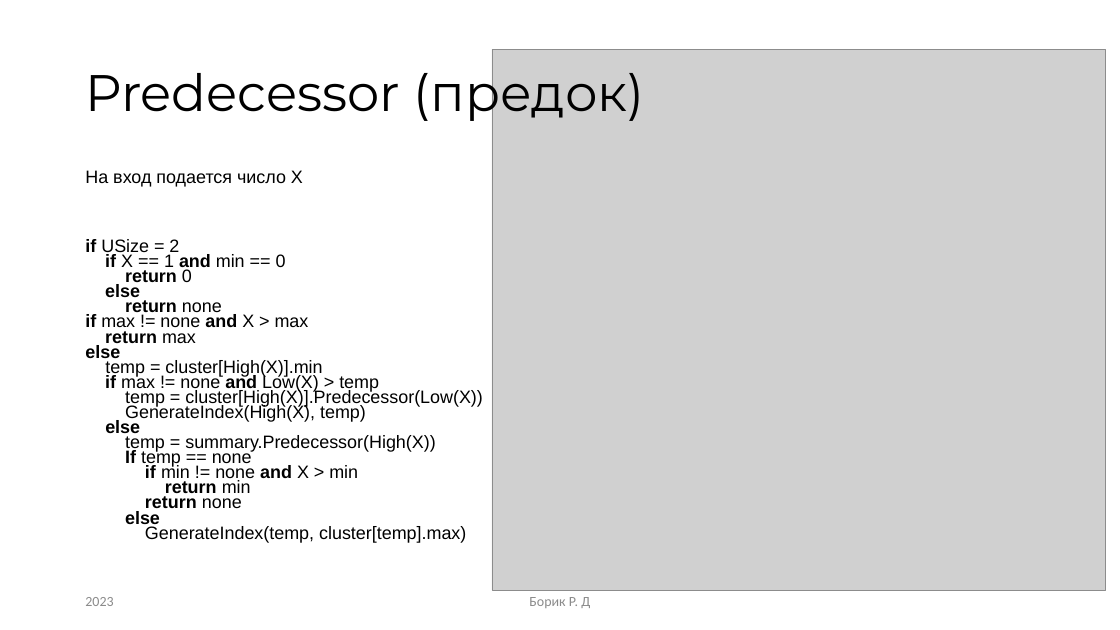
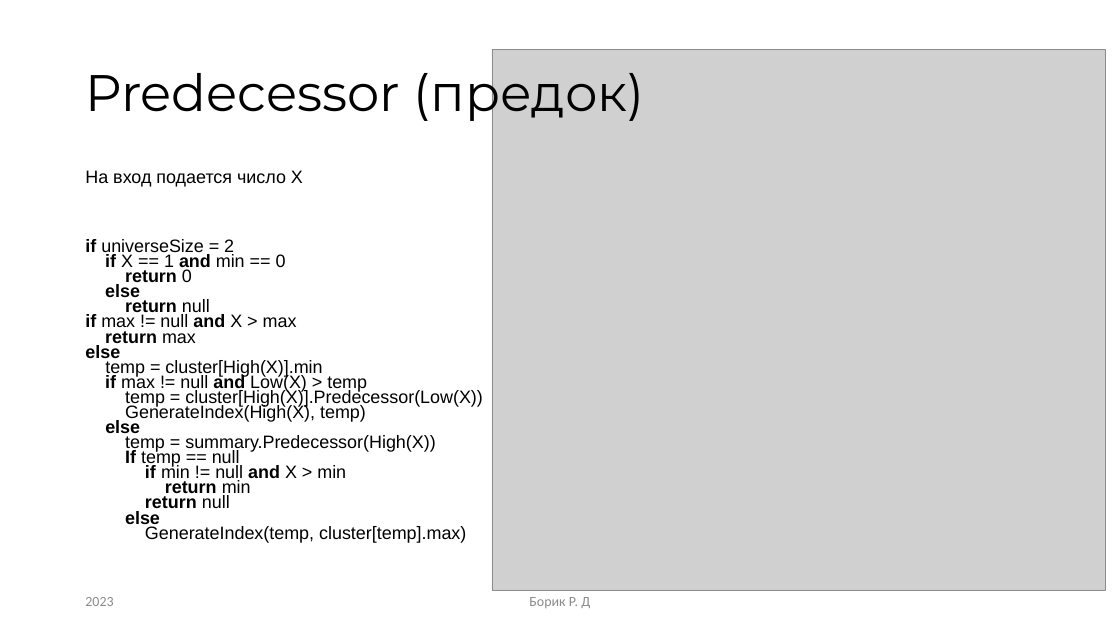
Before and after one commit to RandomServant/Van-Emde-Boas-tree, a slide deck: slide 12 of Presentation van Emde Boas tree.pptx. Drawn at 1120x630 pixels with LibreOffice and Linux fonts; fonts in the diff are those of the drawing; grey boxes stand for pictures. Boxes give left, top, right and bottom in pixels: in the first picture for what was removed or moved away, otherwise in the second. Text is boxed around its words. In the diff, an @@ line names an element or a change of style, - is before the commit and + after.

```diff
--- a/Presentation van Emde Boas tree.pptx
+++ b/Presentation van Emde Boas tree.pptx
@@ text at bbox=[85, 239, 483, 543]: text changed @@
-if USize = 2
-if X == 1 and min == 0
-return 0
-else
-return none
-if max != none and Х > max
-return max
-else
-temp = cluster[High(X)].min
-if max != none and Low(X) > temp
-temp = cluster[High(X)].Predecessor(Low(X))
-GenerateIndex(High(X), temp)
-else
-temp = summary.Predecessor(High(X))
-If temp == none
-if min != none and Х > min
-return min
-return none
-else
-GenerateIndex(temp, cluster[temp].max)
+if universeSize = 2
+if X == 1 and min == 0
+return 0
+else
+return null
+if max != null and Х > max
+return max
+else
+temp = cluster[High(X)].min
+if max != null and Low(X) > temp
+temp = cluster[High(X)].Predecessor(Low(X))
+GenerateIndex(High(X), temp)
+else
+temp = summary.Predecessor(High(X))
+If temp == null
+if min != null and Х > min
+return min
+return null
+else
+GenerateIndex(temp, cluster[temp].max)
```
Also in this commit, not shown: 3 other slides changed, 9 other files.
